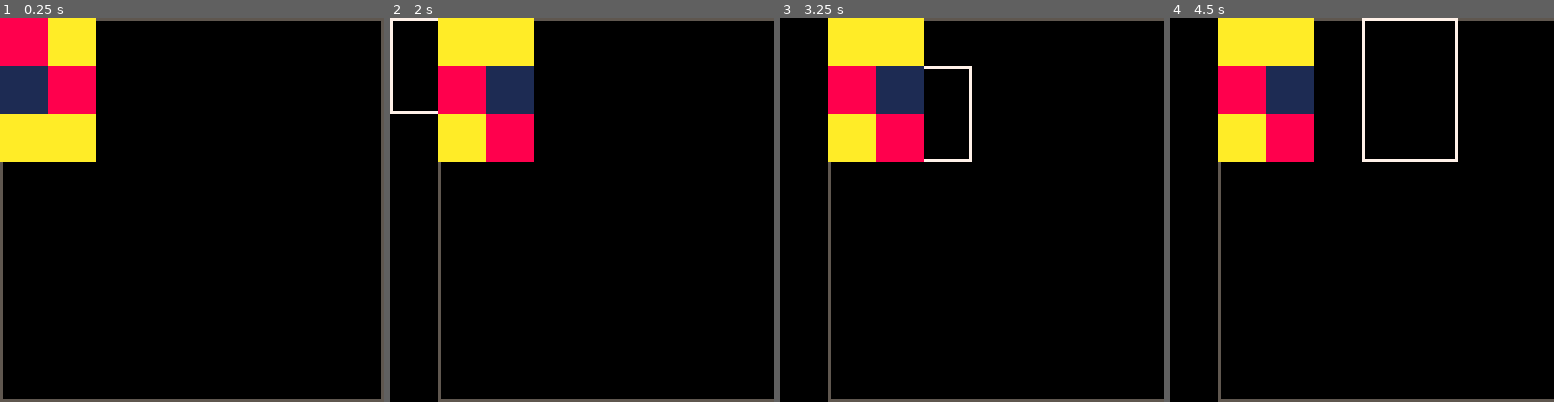
Above: before the commit, frames 1-4 (left to right).
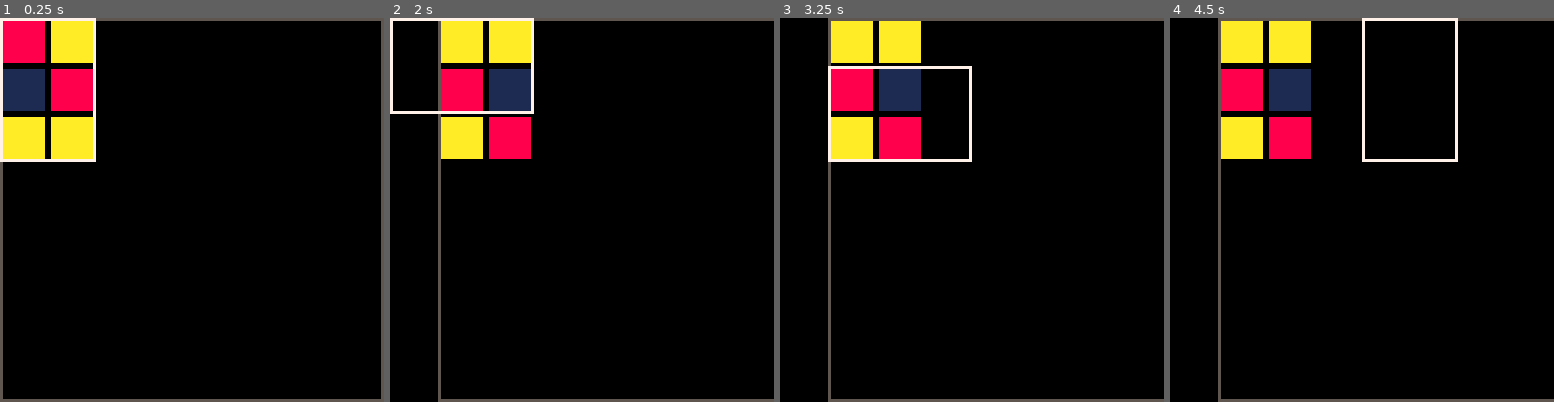
Above: after the commit, the same moments.

Repository: shen-sat/orchard
Game: PICO-8 cartridge game.p8
Two runs of this game, one before a commit and one after it. Both use one fixed random seed, a clock stepped at 60 frames per second and the inputs below.
Inputs:
- Up to frame 1 (0.25 s): no input
- Up to frame 2 (2 s): tap O (Z key) at 0.33, 0.7, 1.43 s; tap X (X key) at 1.07 s; hold Left from 1.97 s (still down)
- Up to frame 3 (3.25 s): tap X (X key) every 0.33 s from 2.07 to 3.07 s; tap O (Z key) at 2.22, 3.1 s; release Left at 2.37 s; hold Down 2.42-2.82 s; hold Right from 2.87 s (still down)
- Up to frame 4 (4.5 s): tap X (X key) every 0.33 s from 3.4 to 4.4 s; release Right at 3.53 s; hold Up 3.58-4.08 s; tap O (Z key) at 3.98 s; hold Right from 4.13 s (still down)

The runs differ from the first frame. In frame 1, 2.2% of the frame differs, in the area x 0-25%, y 0-38%; in frame 2, 2.2%; in frame 3, 2.2%; in frame 4, 2.2%.

Commit message:
Adjust dummy sprites

Diff:
--- a/game.p8
+++ b/game.p8
@@ -248,19 +248,18 @@
 end
 
 __gfx__
-8888888888888888aaaaaaaaaaaaaaaa111111111111111100000000000000000000000000000000000000000000000000000000000000000000000000000000
-8888888888888888aaaaaaaaaaaaaaaa111111111111111100000000000000000000000000000000000000000000000000000000000000000000000000000000
-8888888888888888aaaaaaaaaaaaaaaa111111111111111100000000000000000000000000000000000000000000000000000000000000000000000000000000
-8888888888888888aaaaaaaaaaaaaaaa111111111111111100000000000000000000000000000000000000000000000000000000000000000000000000000000
-8888888888888888aaaaaaaaaaaaaaaa111111111111111100000000000000000000000000000000000000000000000000000000000000000000000000000000
-8888888888888888aaaaaaaaaaaaaaaa111111111111111100000000000000000000000000000000000000000000000000000000000000000000000000000000
-8888888888888888aaaaaaaaaaaaaaaa111111111111111100000000000000000000000000000000000000000000000000000000000000000000000000000000
-8888888888888888aaaaaaaaaaaaaaaa111111111111111100000000000000000000000000000000000000000000000000000000000000000000000000000000
-8888888888888888aaaaaaaaaaaaaaaa111111111111111100000000000000000000000000000000000000000000000000000000000000000000000000000000
-8888888888888888aaaaaaaaaaaaaaaa111111111111111100000000000000000000000000000000000000000000000000000000000000000000000000000000
-8888888888888888aaaaaaaaaaaaaaaa111111111111111100000000000000000000000000000000000000000000000000000000000000000000000000000000
-8888888888888888aaaaaaaaaaaaaaaa111111111111111100000000000000000000000000000000000000000000000000000000000000000000000000000000
-8888888888888888aaaaaaaaaaaaaaaa111111111111111100000000000000000000000000000000000000000000000000000000000000000000000000000000
-8888888888888888aaaaaaaaaaaaaaaa111111111111111100000000000000000000000000000000000000000000000000000000000000000000000000000000
-8888888888888888aaaaaaaaaaaaaaaa111111111111111100000000000000000000000000000000000000000000000000000000000000000000000000000000
-8888888888888888aaaaaaaaaaaaaaaa111111111111111100000000000000000000000000000000000000000000000000000000000000000000000000000000
+00000000000000000000000000000000000000000000000000000000000000000000000000000000000000000000000000000000000000000000000000000000
+08888888888888800aaaaaaaaaaaaaa0011111111111111000000000000000000000000000000000000000000000000000000000000000000000000000000000
+08888888888888800aaaaaaaaaaaaaa0011111111111111000000000000000000000000000000000000000000000000000000000000000000000000000000000
+08888888888888800aaaaaaaaaaaaaa0011111111111111000000000000000000000000000000000000000000000000000000000000000000000000000000000
+08888888888888800aaaaaaaaaaaaaa0011111111111111000000000000000000000000000000000000000000000000000000000000000000000000000000000
+08888888888888800aaaaaaaaaaaaaa0011111111111111000000000000000000000000000000000000000000000000000000000000000000000000000000000
+08888888888888800aaaaaaaaaaaaaa0011111111111111000000000000000000000000000000000000000000000000000000000000000000000000000000000
+08888888888888800aaaaaaaaaaaaaa0011111111111111000000000000000000000000000000000000000000000000000000000000000000000000000000000
+08888888888888800aaaaaaaaaaaaaa0011111111111111000000000000000000000000000000000000000000000000000000000000000000000000000000000
+08888888888888800aaaaaaaaaaaaaa0011111111111111000000000000000000000000000000000000000000000000000000000000000000000000000000000
+08888888888888800aaaaaaaaaaaaaa0011111111111111000000000000000000000000000000000000000000000000000000000000000000000000000000000
+08888888888888800aaaaaaaaaaaaaa0011111111111111000000000000000000000000000000000000000000000000000000000000000000000000000000000
+08888888888888800aaaaaaaaaaaaaa0011111111111111000000000000000000000000000000000000000000000000000000000000000000000000000000000
+08888888888888800aaaaaaaaaaaaaa0011111111111111000000000000000000000000000000000000000000000000000000000000000000000000000000000
+08888888888888800aaaaaaaaaaaaaa0011111111111111000000000000000000000000000000000000000000000000000000000000000000000000000000000
